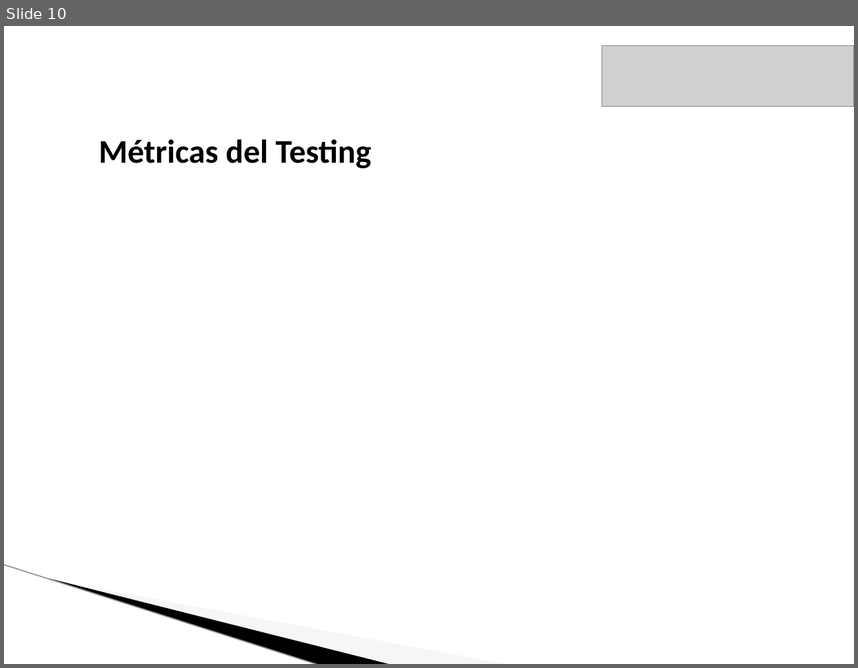
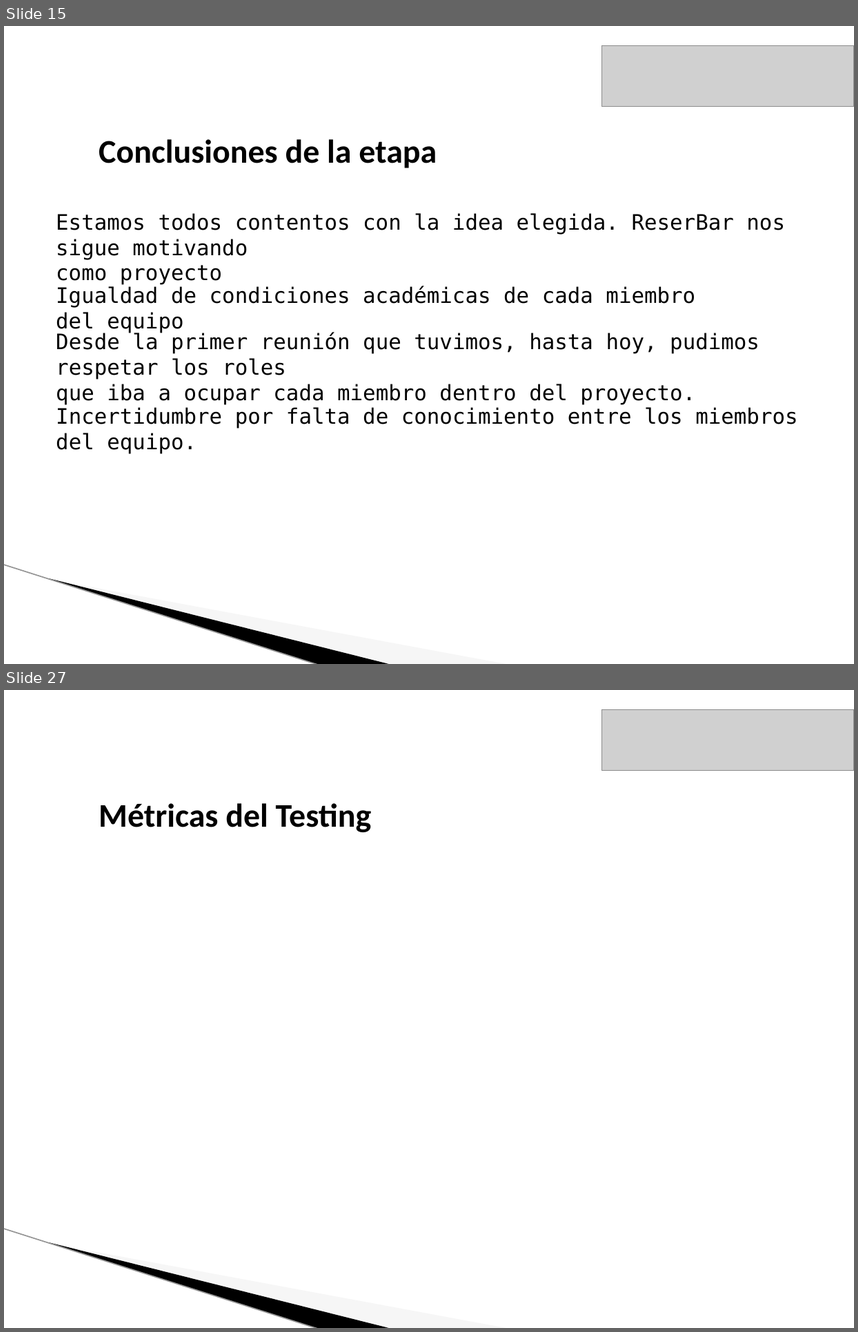
Before and after one commit to lucasdicesaro/reser-bar, a slide deck: documentacion/Presentacion Final ReserBar/Presentacion Final.pptx. Shown one above the other, each under a label of ours: slide 10 before the commit, slides 15 and 27 after it; the slides between them are not shown. The pictures are 858x668 and 858x1332 pixels, drawn with LibreOffice and Linux fonts; fonts in the diff are those of the drawing; grey boxes stand for pictures; background and template pictures are left out. Boxes give left, top, right and bottom in pixels: in the first picture for what was removed or moved away, otherwise in the second. Text is boxed around its words. In the diff, an @@ line names an element or a change of style, - is before the commit and + after.

```diff
--- a/documentacion/Presentacion Final ReserBar/Presentacion Final.pptx
+++ b/documentacion/Presentacion Final ReserBar/Presentacion Final.pptx
@@ slide 15 added at (4, 26, 854, 664), background #FFFFFF; not listed: 3 template elements that a slide beside it also shows @@
@@ picture added at (602, 45, 854, 106) @@
@@ text added at (99, 139, 437, 168), 28 pt, text #000000, bold @@
+Conclusiones de la etapa
@@ text added at (56, 213, 785, 285), 18 pt, text #000000 @@
+Estamos todos contentos con la idea elegida. ReserBar nos sigue motivando
+como proyecto
@@ text added at (56, 285, 695, 333), 18 pt, text #000000 @@
+Igualdad de condiciones académicas de cada miembro del equipo
@@ text added at (56, 332, 760, 405), 18 pt, text #000000 @@
+Desde la primer reunión que tuvimos, hasta hoy, pudimos respetar los roles
+que iba a ocupar cada miembro dentro del proyecto.
@@ text added at (56, 407, 797, 454), 18 pt, text #000000 @@
+Incertidumbre por falta de conocimiento entre los miembros del equipo.
@@ what was slide 10 is now slide 27 @@
```
Also in this commit, not shown: 7 slides changed, 26 other slides added, 7 slides removed, 2 other files.
